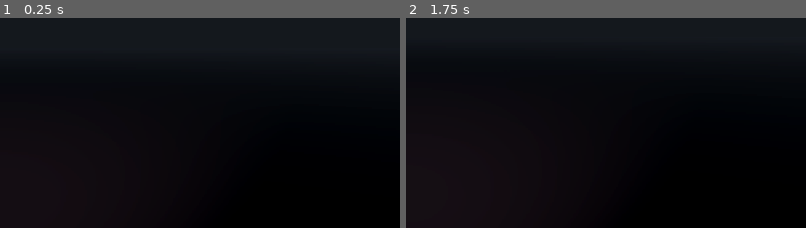
Above: before the commit, frames 1-2 (left to right).
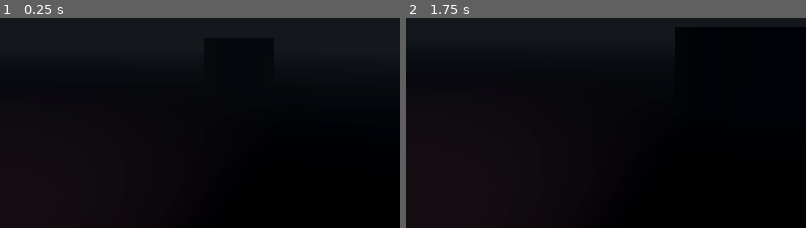
Above: after the commit, the same moments.

Repository: kz2wd/abnormality-caretaker
Game: Godot game, scene res://scenes/main.tscn
Same seed, same stepped clock (60 frames per second), same inputs: the game is played once before the commit and once after it.
Inputs (mouse positions are % of the whole screen's width and height, from its top left):
- Up to frame 1 (0.25 s): no input
- Up to frame 2 (1.75 s): tap Enter at 0.5 s; move the mouse to (49, 8) at 0.52 s; hold W (forward) from 0.53 s (still down); tap Q (test_circle_animations) at 0.6, 1.35 s; move the mouse to (57, 7) at 1.27 s
The pictures show only the part of the screen within x 50-100%, y 0-50%; the shares and areas given below are measured in that part.

The runs differ from the first frame. In frame 2, less than 0.1% of the frame differs, in the area x 80-100%, y 9-11%.

Commit message:
Added music box

Diff:
--- /dev/null
+++ b/scenes/abnormalities/abnormality_002/abnormality_002.gd
@@ -0,0 +1,16 @@
+extends Node3D
+
+const MB_1 = preload("res://scenes/abnormalities/abnormality_002/assets/sounds/mb1.wav")
+const MB_2 = preload("res://scenes/abnormalities/abnormality_002/assets/sounds/mb2.wav")
+@onready var audio_player: AudioStreamPlayer3D = $AudioStreamPlayer3D
+
+
+var play_amount = 0
+func _process(delta: float) -> void:
+	if !audio_player.is_playing():
+		if randi_range(0, 100) < play_amount:
+			audio_player.stream = MB_2
+		else:
+			audio_player.stream = MB_1
+		audio_player.play()
+		play_amount += 1
--- /dev/null
+++ b/scenes/abnormalities/abnormality_002/abnormality_002.tscn
@@ -0,0 +1,16 @@
+[gd_scene load_steps=3 format=3 uid="uid://epqkamnl6u4x"]
+
+[ext_resource type="Script" uid="uid://dxbur26lho776" path="res://scenes/abnormalities/abnormality_002/abnormality_002.gd" id="1_kuvle"]
+
+[sub_resource type="StandardMaterial3D" id="StandardMaterial3D_exgmf"]
+albedo_color = Color(0.55007, 0.515747, 0.423746, 1)
+
+[node name="abnormality_002" type="Node3D"]
+script = ExtResource("1_kuvle")
+
+[node name="CSGBox3D" type="CSGBox3D" parent="."]
+transform = Transform3D(1, 0, 0, 0, 1, 0, 0, 0, 1, 0, 0.5, 0)
+material = SubResource("StandardMaterial3D_exgmf")
+
+[node name="AudioStreamPlayer3D" type="AudioStreamPlayer3D" parent="."]
+transform = Transform3D(1, 0, 0, 0, 1, 0, 0, 0, 1, 0, 0.5, 0)
--- a/scenes/main.tscn
+++ b/scenes/main.tscn
@@ -1,7 +1,8 @@
-[gd_scene load_steps=9 format=3 uid="uid://ci0poax4mjwht"]
+[gd_scene load_steps=10 format=3 uid="uid://ci0poax4mjwht"]
 
 [ext_resource type="PackedScene" uid="uid://bbgylck0418rp" path="res://scenes/abnormalities/abnormality_001/abnormality_001.tscn" id="2_0wfyh"]
 [ext_resource type="PackedScene" uid="uid://ongug3o51pu0" path="res://scenes/player.tscn" id="2_o6xl0"]
+[ext_resource type="PackedScene" uid="uid://epqkamnl6u4x" path="res://scenes/abnormalities/abnormality_002/abnormality_002.tscn" id="3_sugp2"]
 
 [sub_resource type="PanoramaSkyMaterial" id="PanoramaSkyMaterial_o6xl0"]
 
@@ -49,3 +50,6 @@
 
 [node name="abnormality_001" parent="." instance=ExtResource("2_0wfyh")]
 transform = Transform3D(1, 0, 0, 0, 1, 0, 0, 0, 1, 9.91173, 0, -0.175692)
+
+[node name="abnormality_002" parent="." instance=ExtResource("3_sugp2")]
+transform = Transform3D(1, 0, 0, 0, 1, 0, 0, 0, 1, 4.85601, 2.38419e-07, -10.6838)
Not shown, added: scenes/abnormalities/abnormality_002/abnormality_002.gd.uid
Not shown, changed: scenes/abnormalities/abnormality_002/assets/sounds/mb1.wav.import
Not shown, changed: scenes/abnormalities/abnormality_002/assets/sounds/mb2.wav.import
Not shown, added: scenes/abnormalities/abnormality_002/assets/sounds/mb1.wav
Not shown, added: scenes/abnormalities/abnormality_002/assets/sounds/mb2.wav
